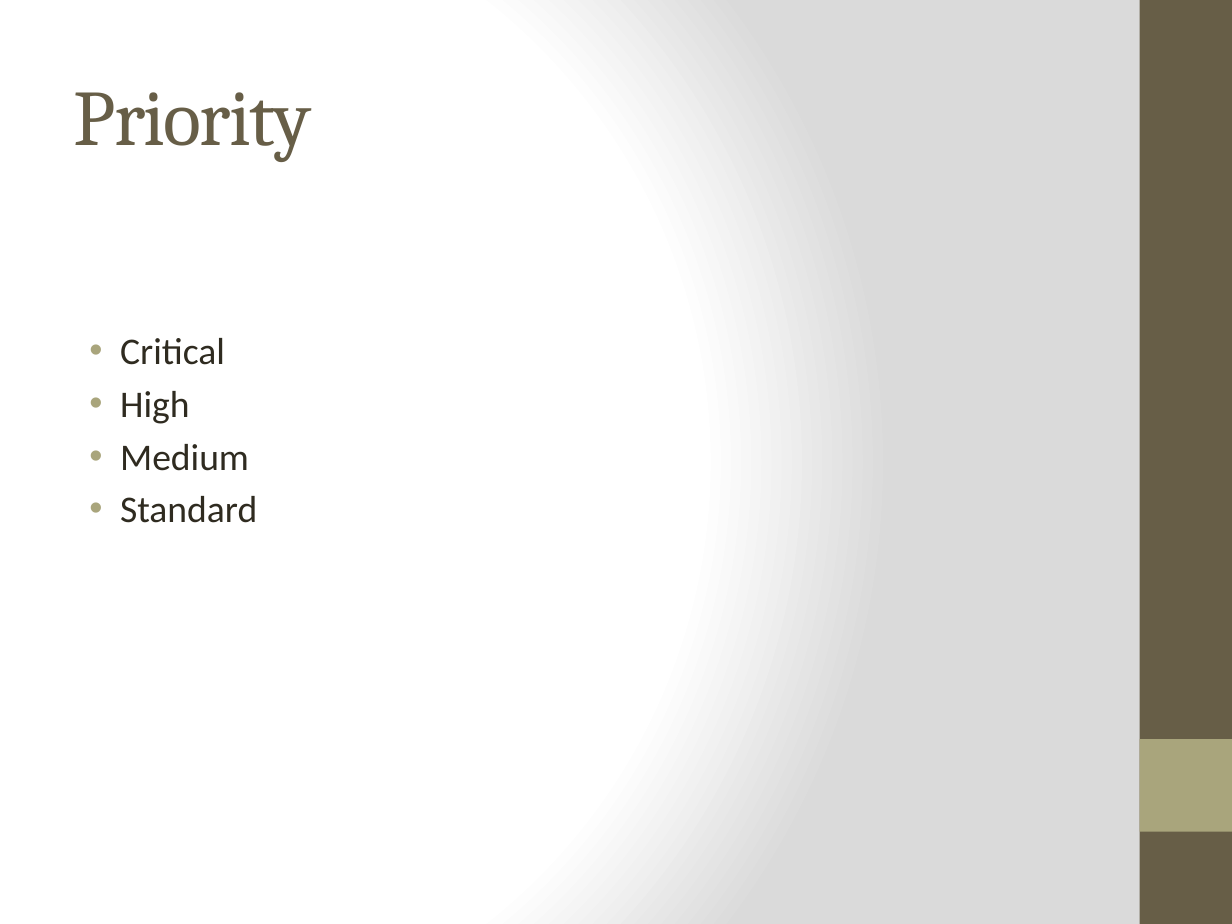
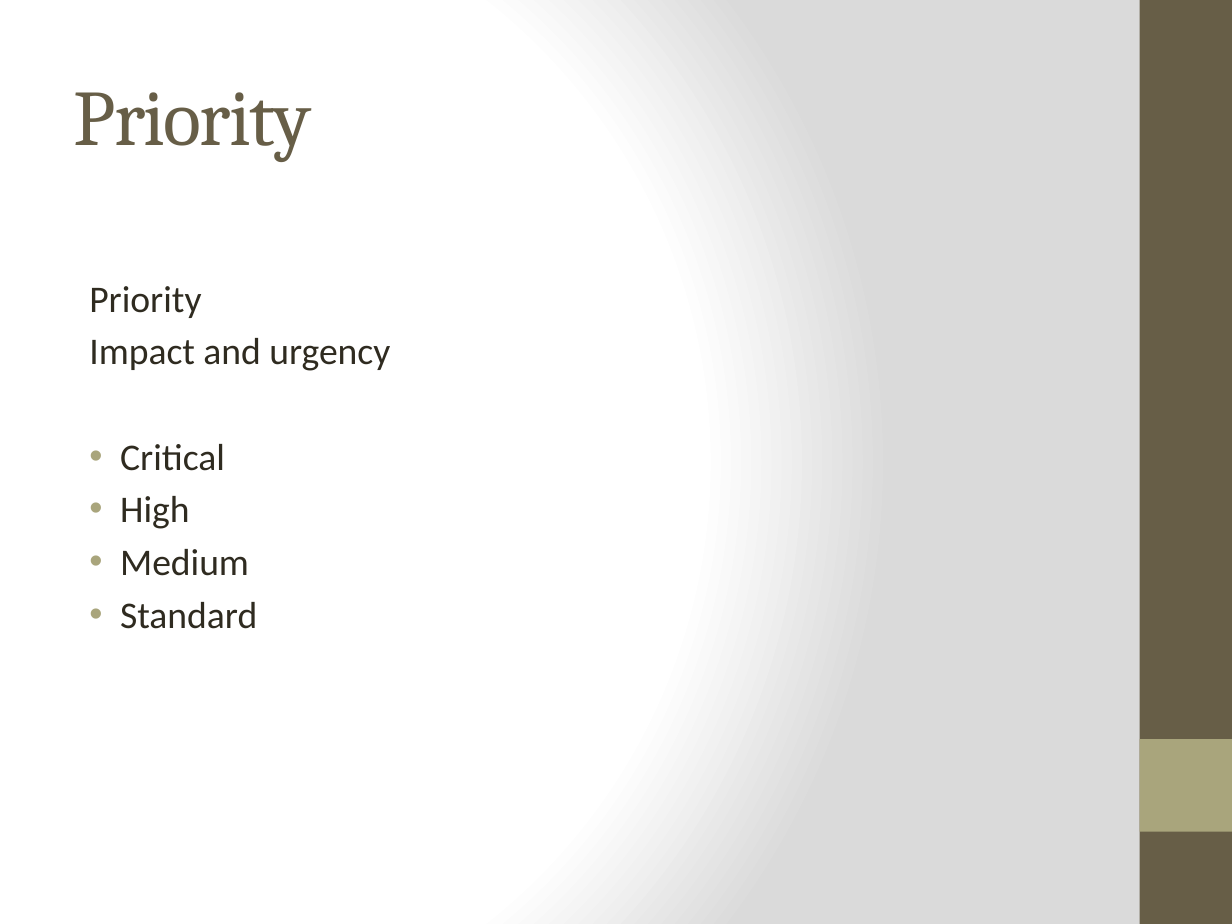
Before and after one commit to Group5LoanApplication/LAp, a slide deck: slide 7 of Incident Management.pptx (slide 4 before the commit). Drawn at 1232x924 pixels with LibreOffice and Linux fonts; fonts in the diff are those of the drawing. Boxes give left, top, right and bottom in pixels: in the first picture for what was removed or moved away, otherwise in the second. Text is boxed around its words. In the diff, an @@ line names an element or a change of style, - is before the commit and + after.

```diff
--- a/Incident Management.pptx
+++ b/Incident Management.pptx
@@ text at <box>89,286,390,371</box>: paragraphs added @@
+Priority
+Impact and urgency
```
Also in this commit, not shown: 8 other slides changed, 6 slides added, 4 slides removed.
